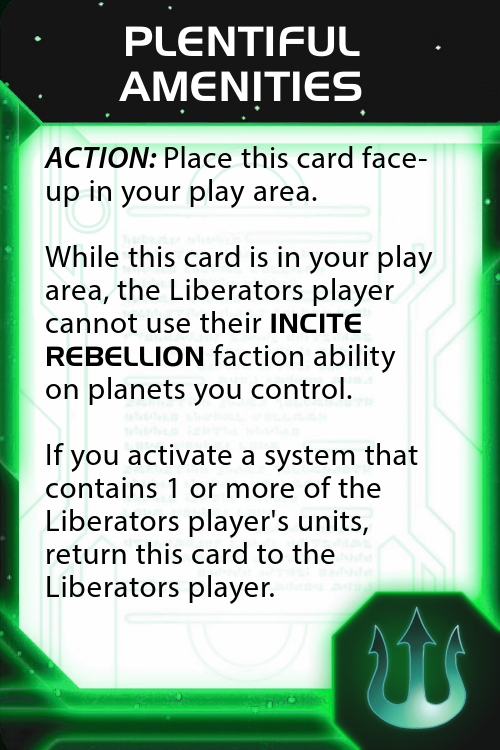
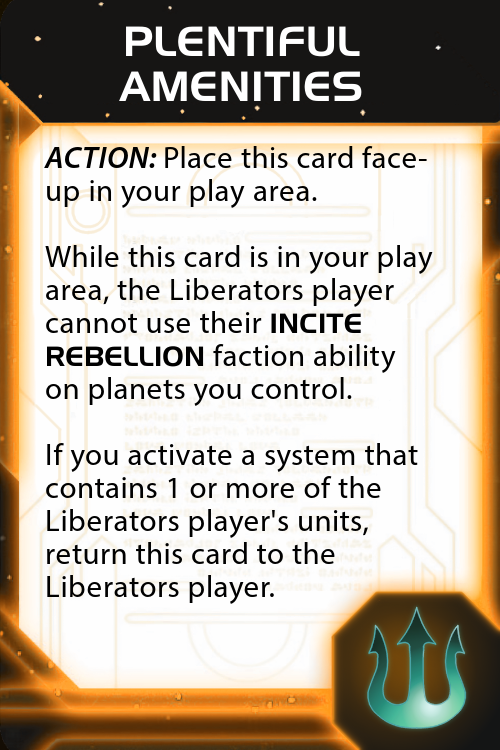
Layers edited between the first and the second (500, 750) image:
painted on "PN card" over [0, 0, 500, 750]
painted on "gradient" over [278, 539, 500, 750]
